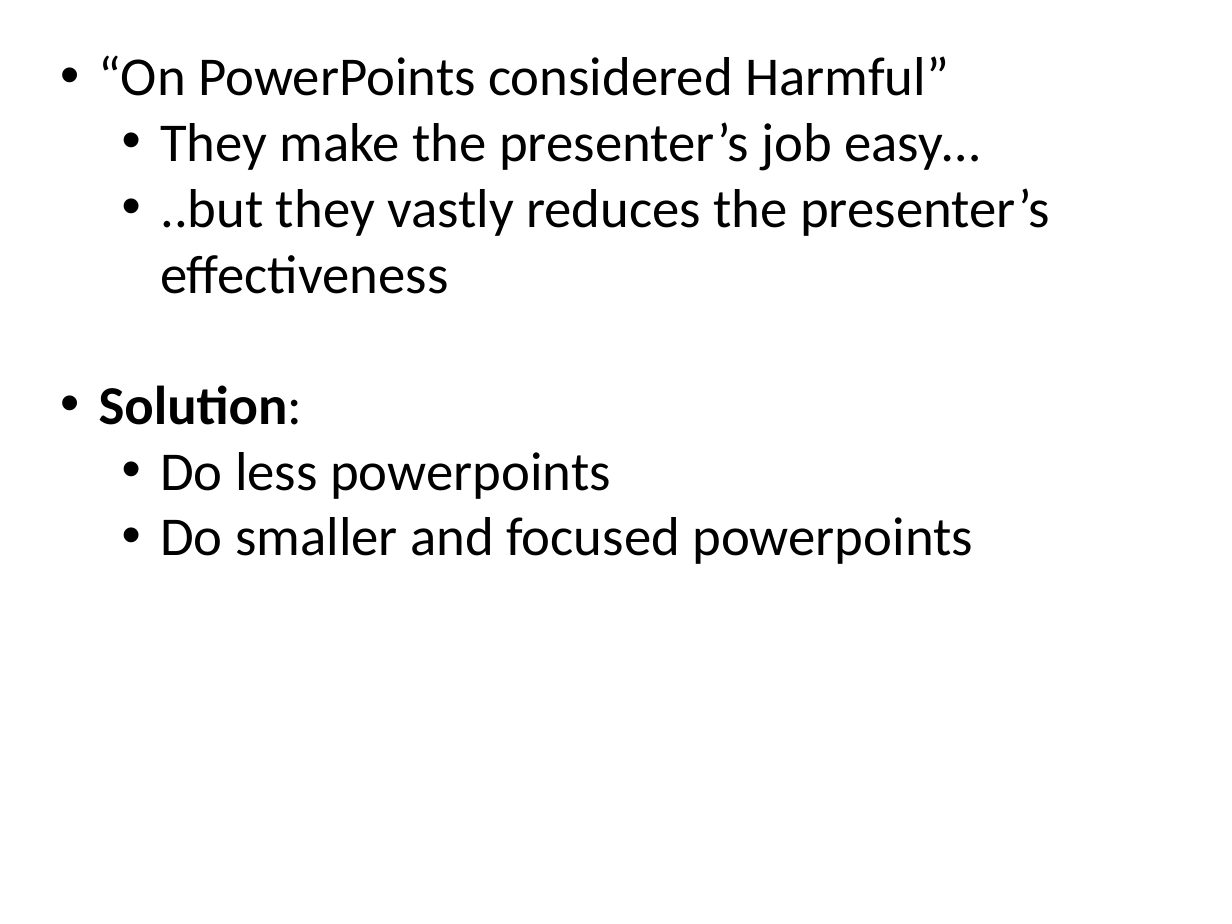
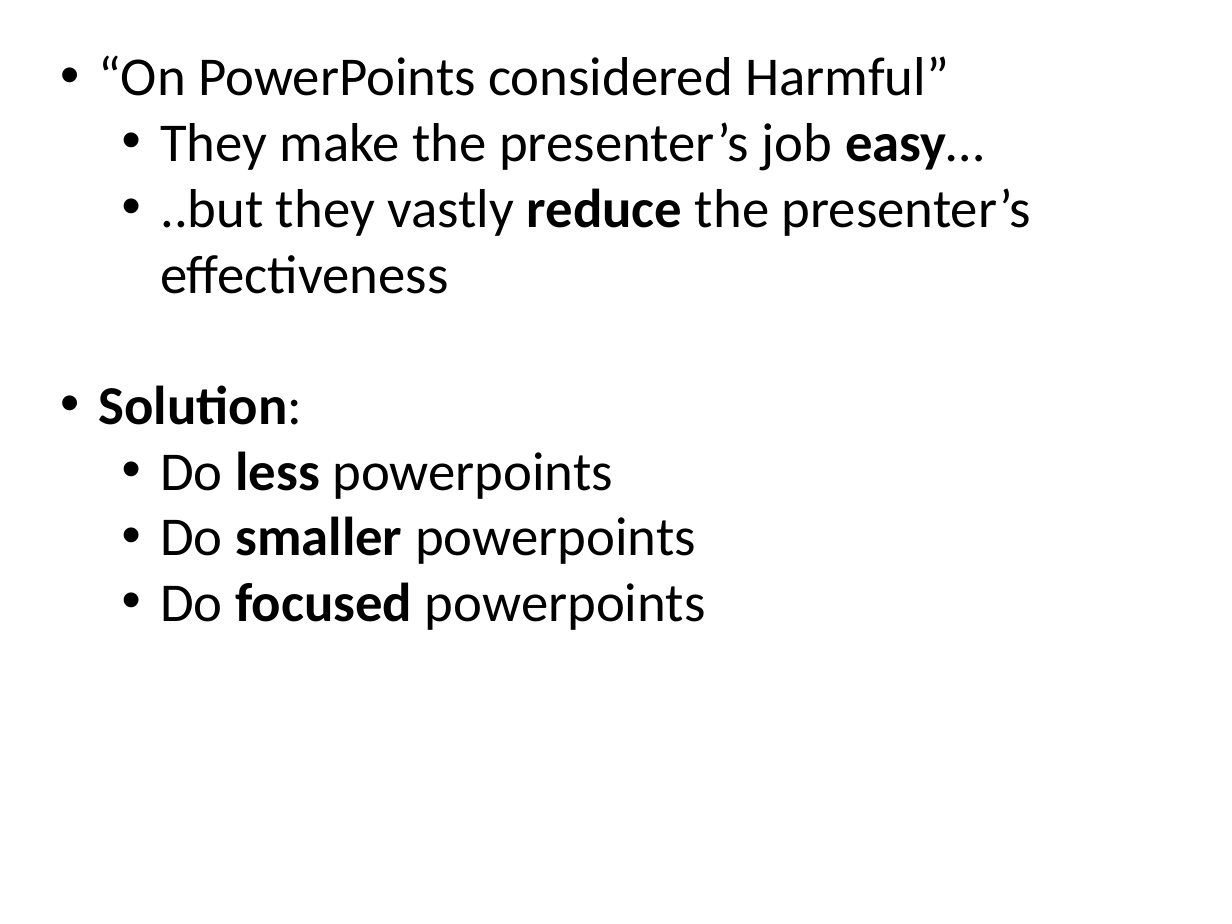
Before and after one commit to pestrela/papers, a slide deck: slide 2 of 4_Innovation/source/YAPP_about_less_powerpoint.pptx. Drawn at 1232x924 pixels with LibreOffice and Linux fonts; fonts in the diff are those of the drawing. Boxes give left, top, right and bottom in pixels: in the first picture for what was removed or moved away, otherwise in the second. Text is boxed around its words. In the diff, an @@ line names an element or a change of style, - is before the commit and + after.

```diff
--- a/4_Innovation/source/YAPP_about_less_powerpoint.pptx
+++ b/4_Innovation/source/YAPP_about_less_powerpoint.pptx
@@ text at (x1=160, y1=122, x2=984, y2=499): bold on in "easy…", "less" @@
@@ text at (x1=160, y1=188, x2=1032, y2=294): text changed @@
-  • ..but they vastly reduces the presenter’s effectiveness
+  • ..but they vastly reduce the presenter’s effectiveness
@@ text at (x1=160, y1=516, x2=706, y2=630): text changed @@
-  • Do smaller and focused powerpoints
+  • Do smaller powerpoints
+  • Do focused powerpoints
```
Also in this commit, not shown: 6 other slides changed, 1 other file.
